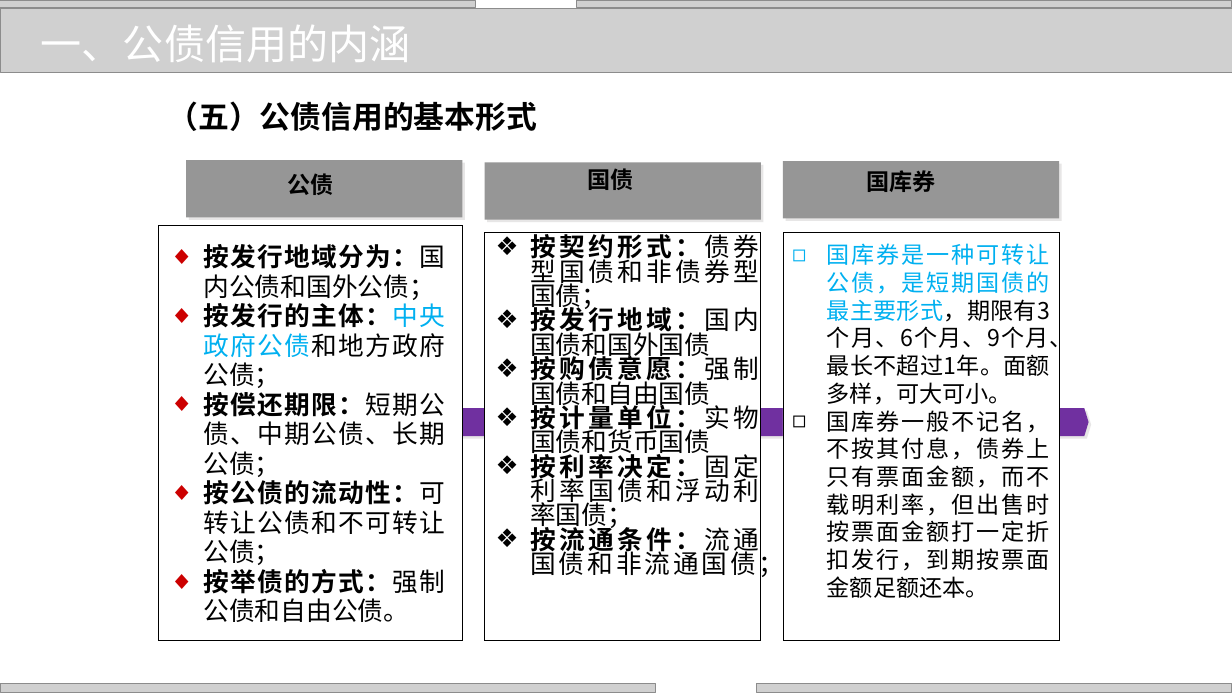
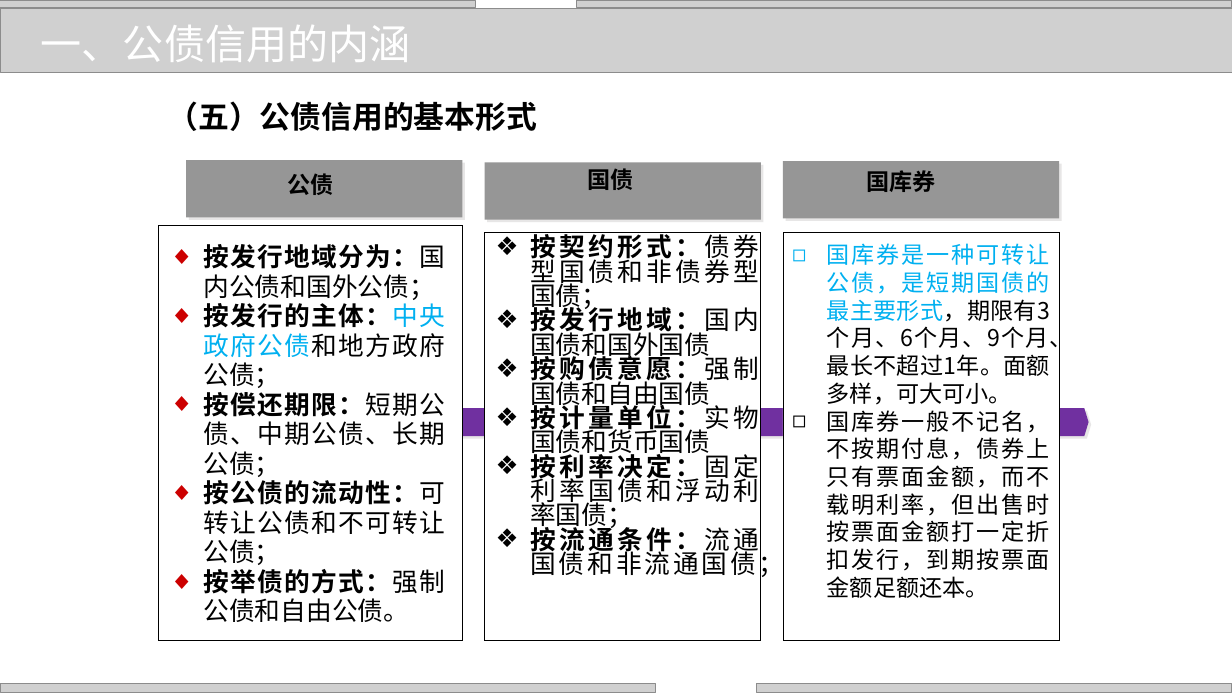
Before and after one commit to zhangjianzhang/internet_credit, a slide deck: slide 9 of files/slides/lecture_13.pptx. Drawn at 1232x693 pixels with LibreOffice and Linux fonts; fonts in the diff are those of the drawing; grey boxes stand for pictures; background and template pictures are left out. Boxes give left, top, right and bottom in pixels: in the first picture for what was removed or moved away, otherwise in the second. Text is boxed around its words. In the diff, an @@ line names an element or a change of style, - is before the commit and + after.

```diff
--- a/files/slides/lecture_13.pptx
+++ b/files/slides/lecture_13.pptx
@@ text at (827,410,1050,598): text changed @@
-◻ 国库券一般不记名，不按其付息，债券上只有票面金额，而不载明利率，但出售时按票面金额打一定折扣发行，到期按票面金额足额还本。
+◻ 国库券一般不记名，不按期付息，债券上只有票面金额，而不载明利率，但出售时按票面金额打一定折扣发行，到期按票面金额足额还本。
```
Also in this commit, not shown: 12 other slides changed, 4 slides added, 3 other files.
